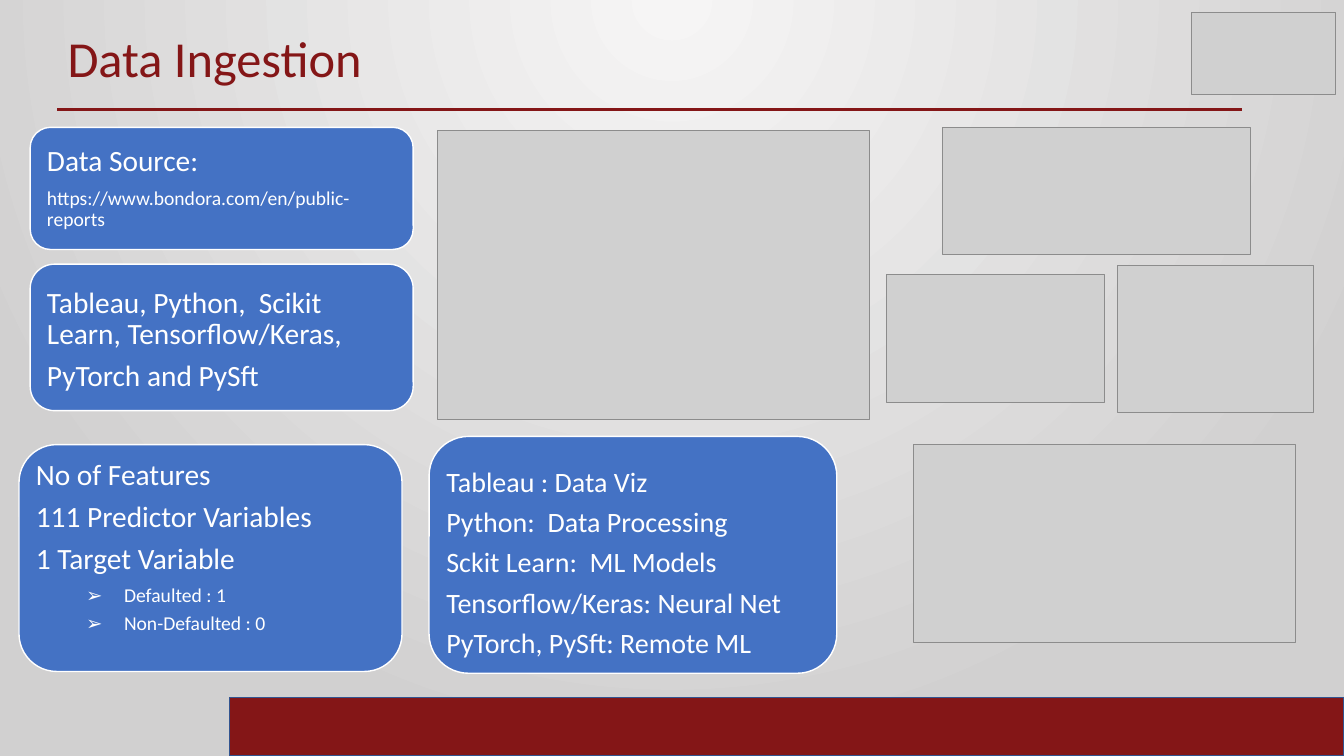
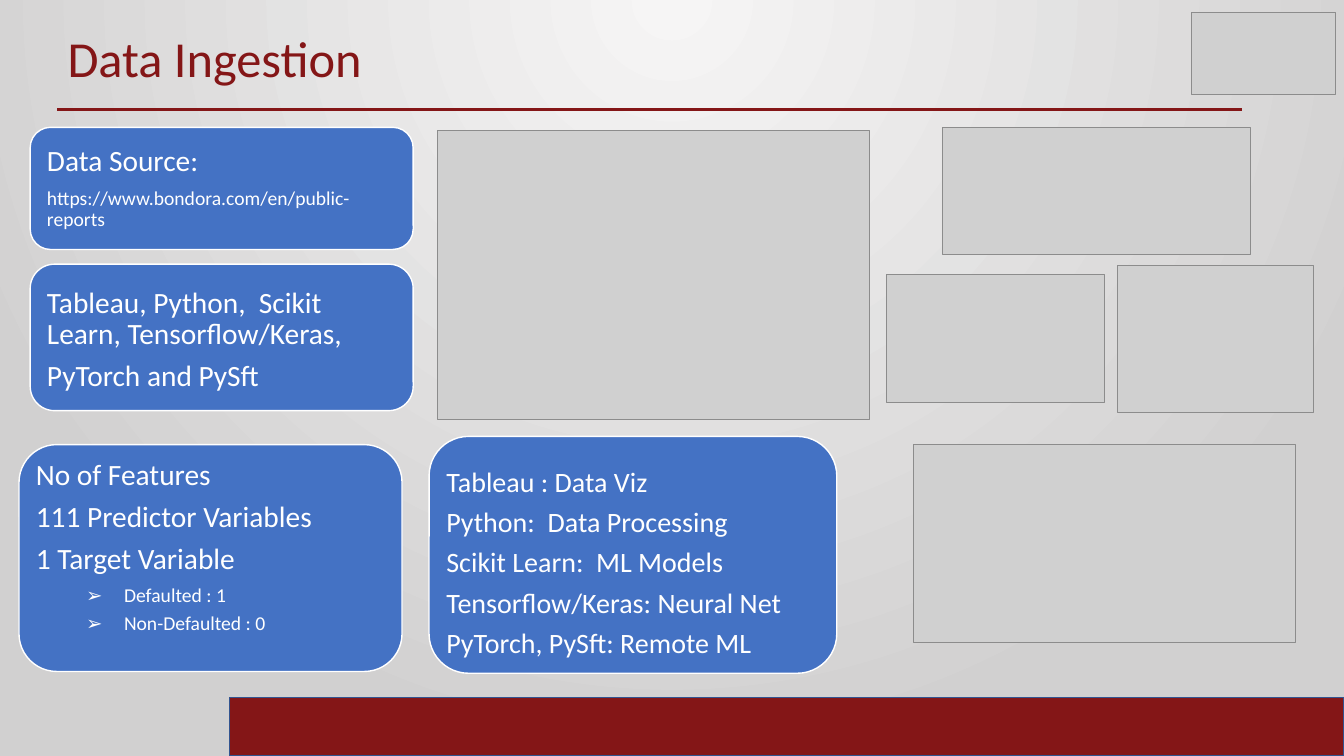
Before and after one commit to ramrao0102/DSA5900-Project, a slide deck: slide 3 of Ram_Rao_Final_Practicum.pptx. Drawn at 1344x756 pixels with LibreOffice and Linux fonts; fonts in the diff are those of the drawing; grey boxes stand for pictures; background and template pictures are left out. Boxes give left, top, right and bottom in pixels: in the first picture for what was removed or moved away, otherwise in the second. Text is boxed around its words. In the diff, an @@ line names an element or a change of style, - is before the commit and + after.

```diff
--- a/Ram_Rao_Final_Practicum.pptx
+++ b/Ram_Rao_Final_Practicum.pptx
@@ text at [446,552,723,572]: text changed @@
-Sckit Learn: ML Models
+Scikit Learn: ML Models
```
Also in this commit, not shown: 4 other slides changed, 1 other file.
